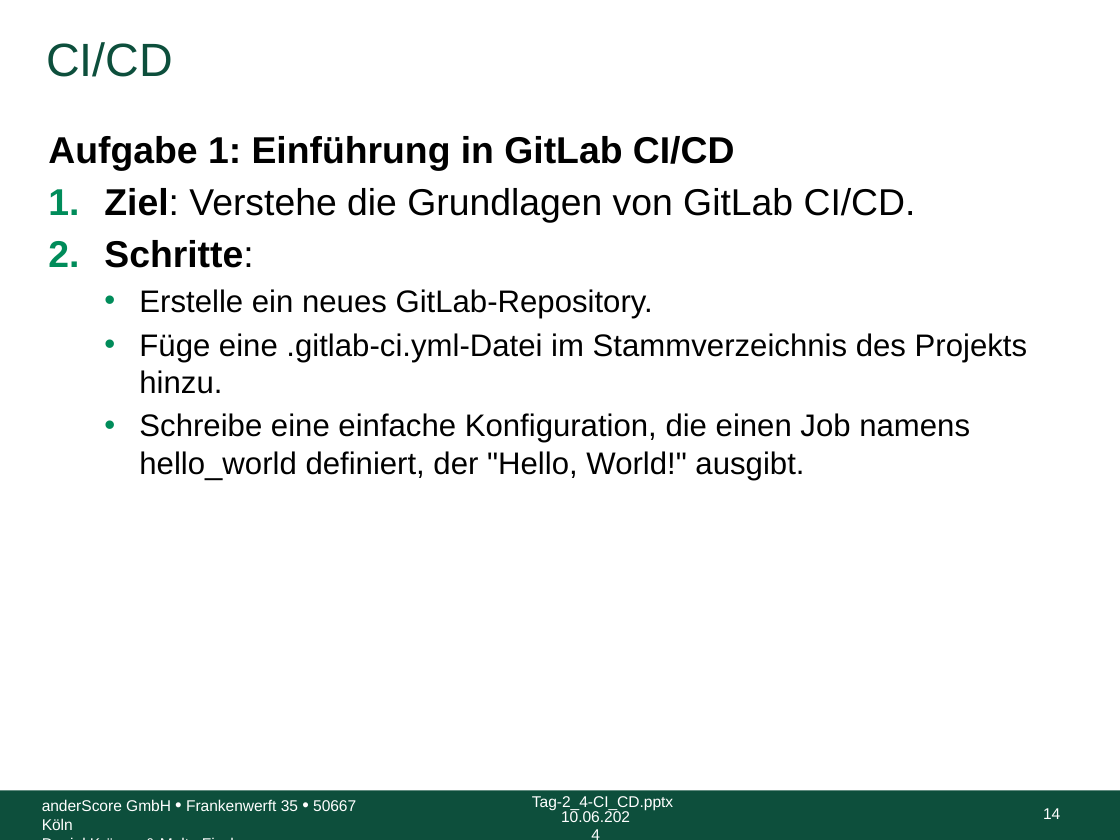
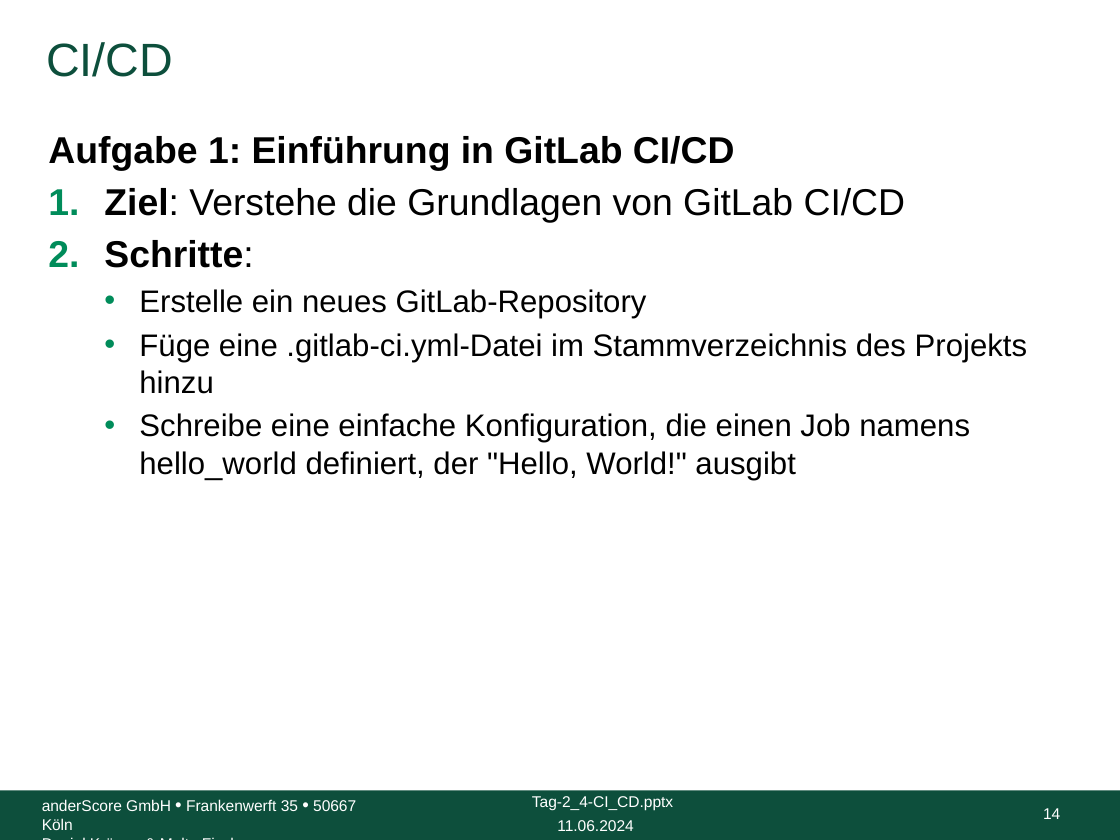
Before and after one commit to anderscore-gmbh/gitlab, a slide deck: slide 14 of slides/Tag-2_4-CI_CD.pptx. Drawn at 1120x840 pixels with LibreOffice and Linux fonts; fonts in the diff are those of the drawing; background and template pictures are left out. Boxes give left, top, right and bottom in pixels: in the first picture for what was removed or moved away, otherwise in the second. Text is boxed around its words. In the diff, an @@ line names an element or a change of style, - is before the commit and + after.

```diff
--- a/slides/Tag-2_4-CI_CD.pptx
+++ b/slides/Tag-2_4-CI_CD.pptx
@@ text at box(104, 188, 906, 223): text changed @@
-1. Ziel: Verstehe die Grundlagen von GitLab CI/CD.
+1. Ziel: Verstehe die Grundlagen von GitLab CI/CD
@@ text at box(139, 289, 1027, 480): text changed @@
-  • Erstelle ein neues GitLab-Repository.
-  • Füge eine .gitlab-ci.yml-Datei im Stammverzeichnis des Projekts hinzu.
-  • Schreibe eine einfache Konfiguration, die einen Job namens hello_world definiert, der "Hello, World!" ausgibt.
+  • Erstelle ein neues GitLab-Repository
+  • Füge eine .gitlab-ci.yml-Datei im Stammverzeichnis des Projekts hinzu
+  • Schreibe eine einfache Konfiguration, die einen Job namens hello_world definiert, der "Hello, World!" ausgibt
@@ text at box(557, 820, 633, 831): text changed @@
-10.06.2024
+11.06.2024
```
Also in this commit, not shown: 31 other slides changed, 3 other files.
